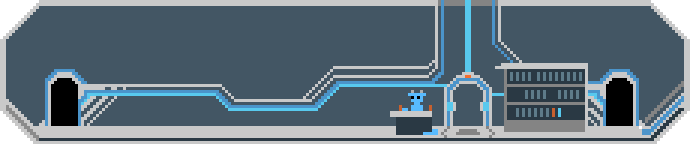
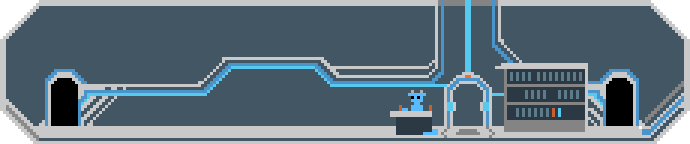
Before/after of a w=690, h=144 layered artwork. What changed in the layer stack:
added layer "Layer 6" above "Layer 5" over (330, 45, 510, 96)
added layer "Layer 5" above "Layer 3" over (39, 39, 684, 141)
